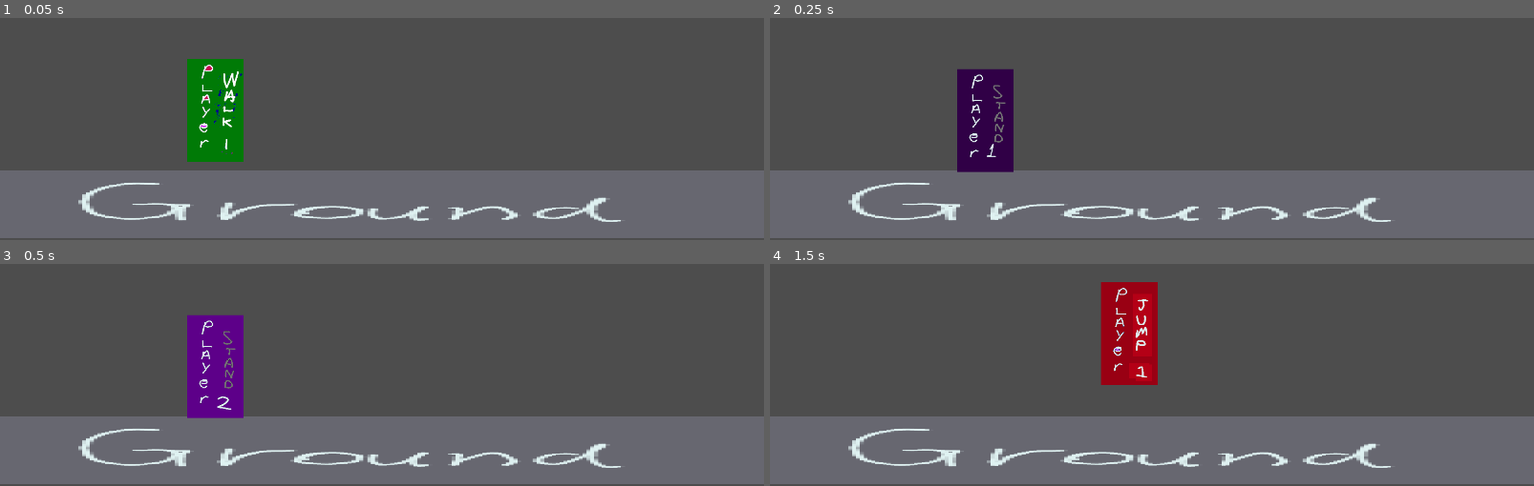
Above: before the commit, frames 1-4 (two rows, left to right).
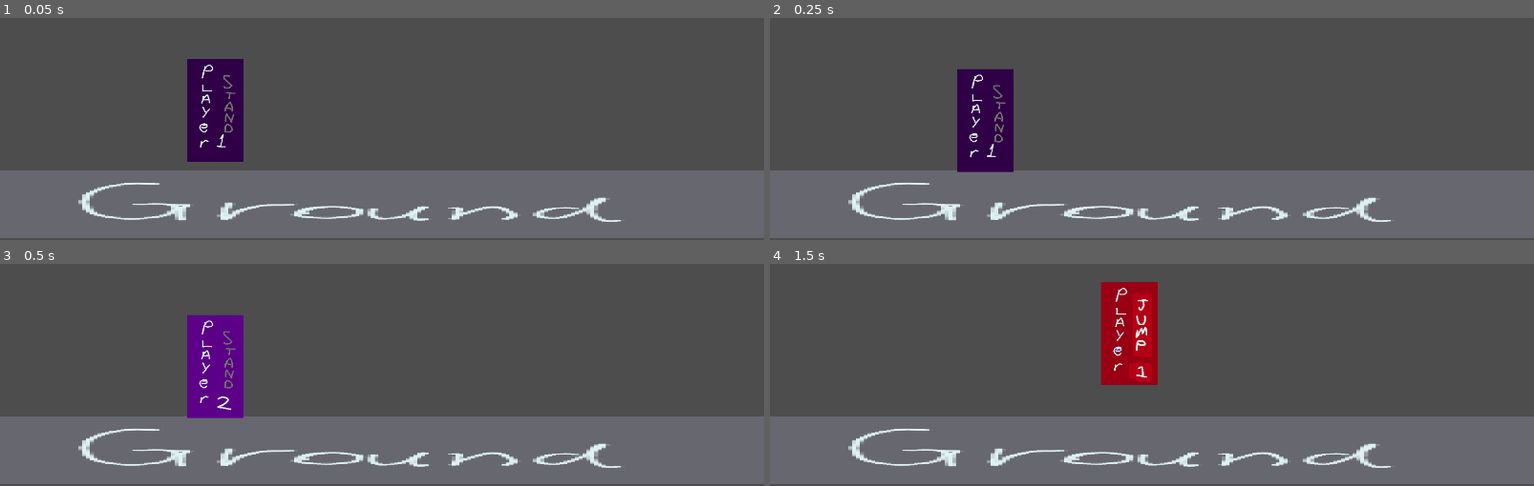
Above: after the commit, the same moments.

Repository: haruo-gabriel/portal2d
Game: Godot game, scene res://Scenes/Main/main.tscn
Same seed, same stepped clock (60 frames per second), same inputs: the game is played once before the commit and once after it.
Inputs:
- Up to frame 1 (0.05 s): no input
- Up to frame 2 (0.25 s): no input
- Up to frame 3 (0.5 s): no input
- Up to frame 4 (1.5 s): hold D (move_right) from 0.53 s (still down); tap Space (jump) at 0.6, 0.77, 1.07, 1.35 s

The runs differ from the first frame. In frame 1, 3.4% of the frame differs, in the area x 24-32%, y 18-65%; in frame 2, nothing differs; in frame 3, nothing differs; in frame 4, nothing differs.

Commit message:
Adding a function for setting the animation
We'll deal with the jump soon

Diff:
--- a/godot project/Scripts/Player/Player.gd
+++ b/godot project/Scripts/Player/Player.gd
@@ -10,24 +10,39 @@
 @onready var animation: AnimationPlayer = $AnimationPlayer
 @onready var sprite: Sprite2D = $Sprite2D
 
-func _physics_process(delta):
-	# Add the gravity.
+var direction: float
+
+func set_animation() -> void:
+	"""
+	Sets the animation for the player, according to it's
+	direction and vertical speed.
+	"""
+
+	if velocity.y > 0:
+		return animation.play("Fall") # Returns early so others don't affect it
+	elif velocity.y < 0:
+		return animation.play("Jump")
+
+	# This part should only be reached
+	# if the player is on the ground.
+
+	if not direction:
+		animation.play("Idle")
+	else:
+		animation.play("Walk")
+
+
+func _physics_process(delta: float) -> void:
+
+	direction = Input.get_axis("move_left", "move_right")
+
+	set_animation()
+
 	if not is_on_floor():
 		velocity.y += gravity * delta
 
-	var direction = Input.get_axis("move_left", "move_right")
-
-	if not direction and is_on_floor():
-		animation.play("Idle")
-	elif is_on_floor():
-		animation.play("Walk")
-
 	if Input.is_action_just_pressed("jump") and is_on_floor():
-		animation.play("Jump")
 		velocity.y = JUMP_VELOCITY
-
-	if velocity.y > 0:
-		animation.play("Fall")
 
 	if direction < 0:
 		sprite.flip_h = 1
